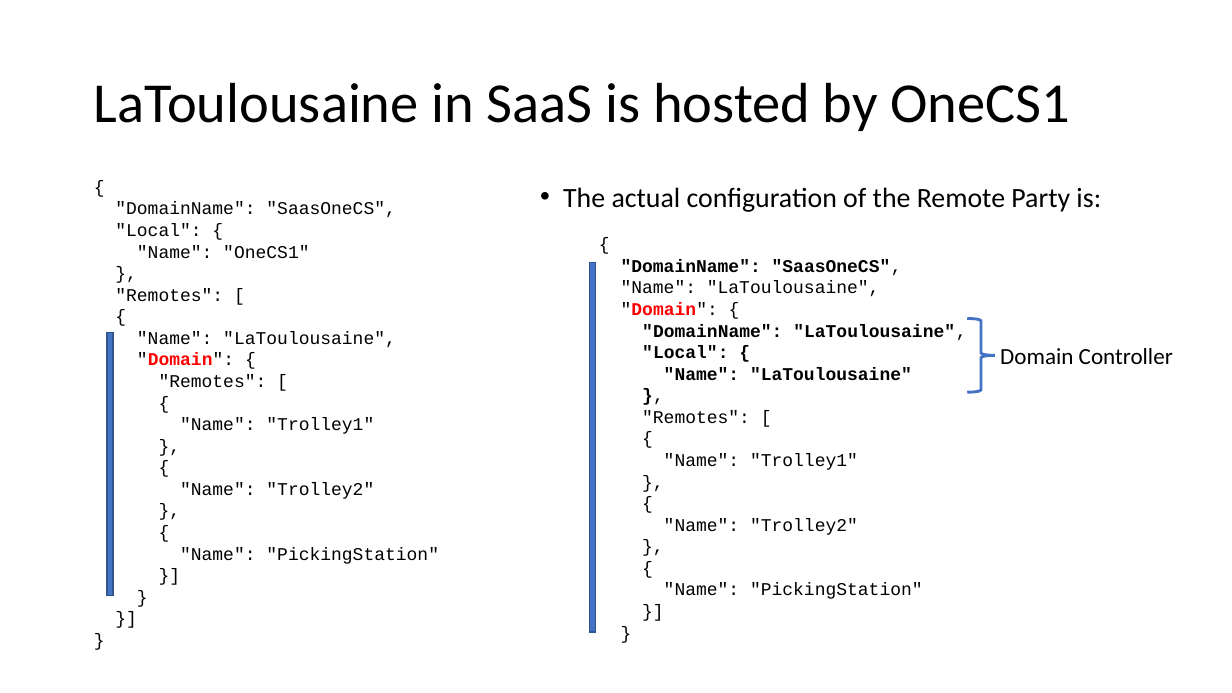
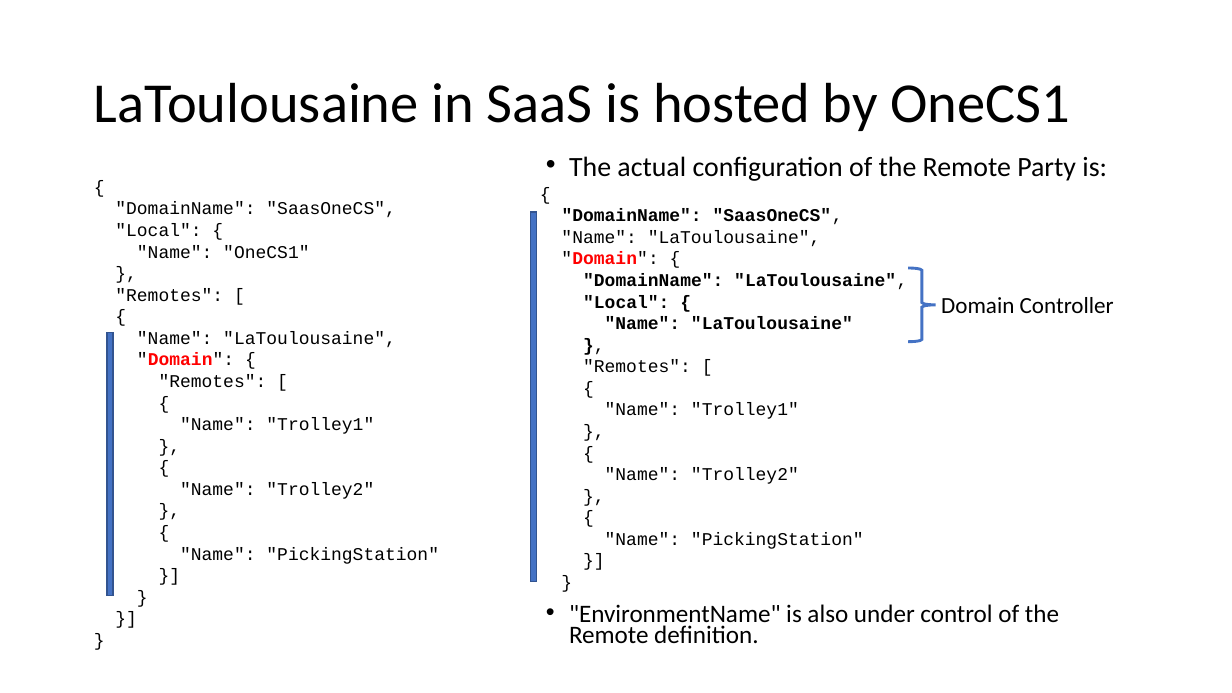
Before and after one commit to signature-opensource/CK-AppIdentity-Transport, a slide deck: slide 12 of Doc/CK-AppIdentity.pptx. Drawn at 1232x693 pixels with LibreOffice and Linux fonts; fonts in the diff are those of the drawing. Boxes give left, top, right and bottom in pixels: in the first picture for what was removed or moved away, otherwise in the second. Text is boxed around its words. In the diff, an @@ line names an element or a change of style, - is before the commit and + after.

```diff
--- a/Doc/CK-AppIdentity.pptx
+++ b/Doc/CK-AppIdentity.pptx
@@ text "The actual configuration of the ...": place and size @@
-text "The actual configuration of the ..." at [563, 187, 1101, 212]
+text "The actual configuration of the ..." at [569, 156, 1107, 181]
@@ 2 texts, 1 rectangle, 1 right brace: place and size @@
-2 texts, 1 rectangle, 1 right brace at [590, 259, 1173, 632]
+2 texts, 1 rectangle, 1 right brace at [531, 209, 1114, 581]
@@ text added at [569, 604, 1059, 643], 19.6 pt, text #000000 @@
+• "EnvironmentName" is also under control of the Remote definition.
```
Also in this commit, not shown: 1 other slide changed, 36 other files.
